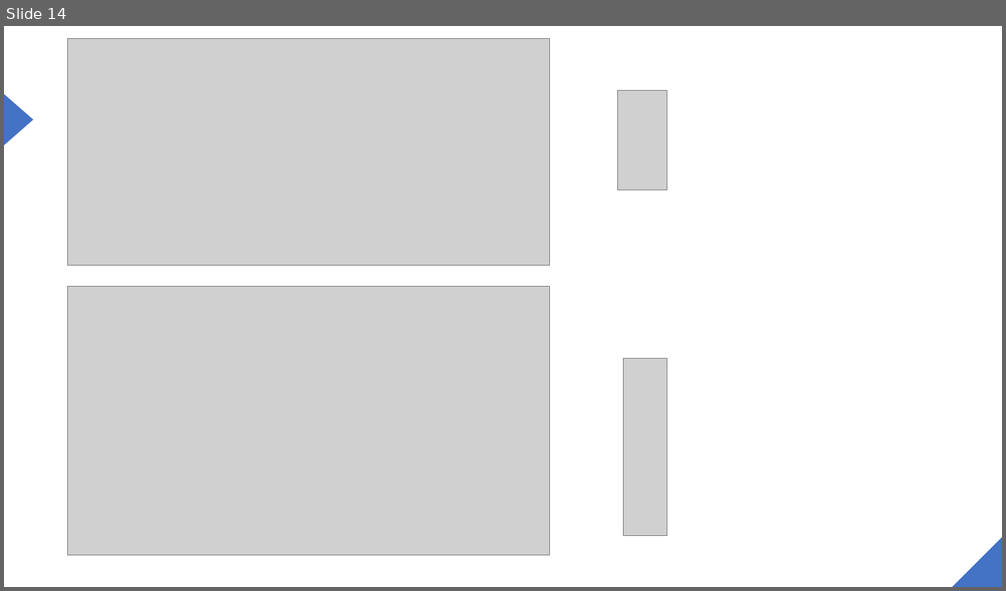
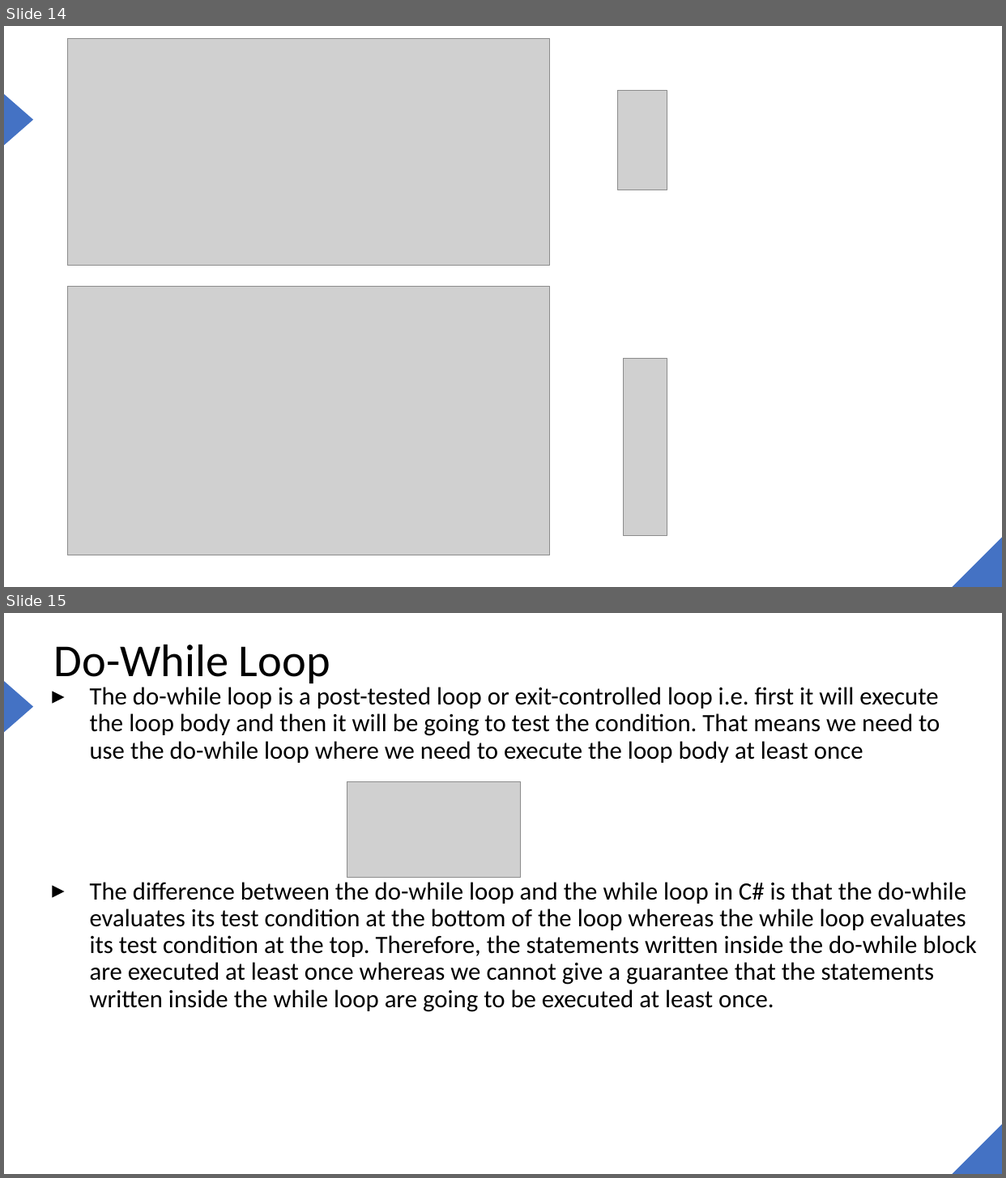
Before and after one commit to joe6276/The-sharp-Repo, a slide deck: Slides/6. Control Flow/Control Flow.pptx. Shown one above the other, each under a label of ours: slide 14 before the commit, slides 14 and 15 after it. The pictures are 1006x591 and 1006x1178 pixels, drawn with LibreOffice and Linux fonts; fonts in the diff are those of the drawing; grey boxes stand for pictures. Boxes give left, top, right and bottom in pixels: in the first picture for what was removed or moved away, otherwise in the second. Text is boxed around its words. In the diff, an @@ line names an element or a change of style, - is before the commit and + after.

Commit message:
working on control flow

```diff
--- a/Slides/6. Control Flow/Control Flow.pptx
+++ b/Slides/6. Control Flow/Control Flow.pptx
@@ slide 15 added at [4,613,1002,1174], background #FFFFFF; not listed: 2 template elements that a slide beside it also shows @@
@@ title added at [54,644,330,688], 44 pt, text #000000 @@
+Do-While Loop
@@ text added at [90,687,976,1012], 24 pt, text #000000 @@
+▸ The do-while loop is a post-tested loop or exit-controlled loop i.e. first it will execute the loop body and then it will be going to test the condition. That means we need to use the do-while loop where we need to execute the loop body at least once
+▸ The difference between the do-while loop and the while loop in C# is that the do-while evaluates its test condition at the bottom of the loop whereas the while loop evaluates its test condition at the top. Therefore, the statements written inside the do-while block are executed at least once whereas we cannot give a guarantee that the statements written inside the while loop are going to be executed at least once.
@@ picture added at [347,781,521,877] @@
```
Also in this commit, not shown: 1 slide changed, 8 other slides added, 1 slide removed.
